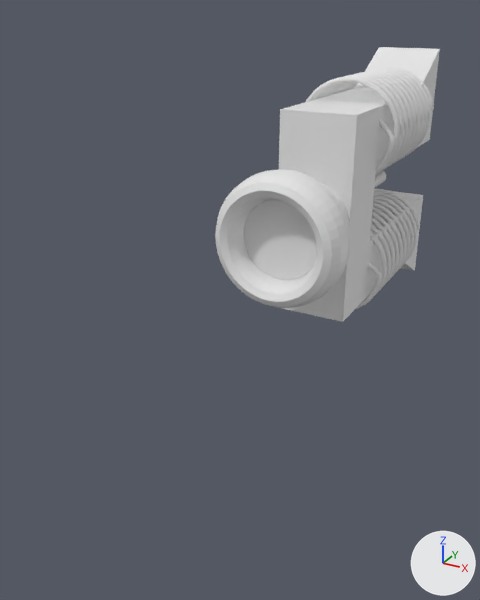
One commit to the Blender file Pistola2.blend: the scene before it, then after it.
The view is the same before and after, from a 50 mm camera at (4.68, -10.7, 3.69) aimed at (-0.68, -0.95, -1.19). Every picture has the same lights, and +X, +Y and +Z are marked at lower right.
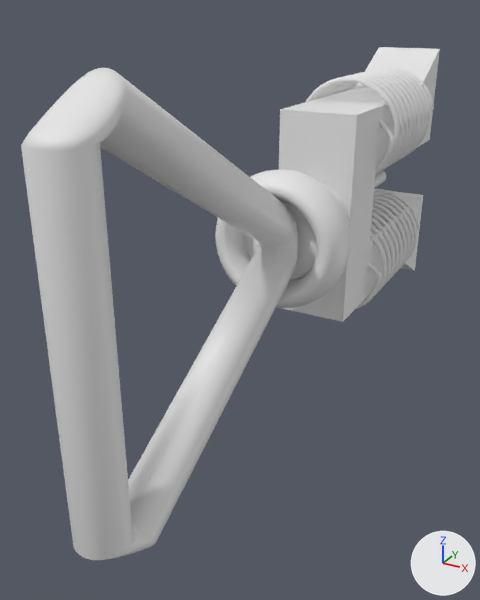
The change, as a diff of the scene's bpy script:
```diff
--- a/Pistola2.blend.py
+++ b/Pistola2.blend.py
@@ me_cylinder_004 @@
+me_cylinder_004.from_pydata(...)  # 672 vertices, 672 faces; spans x -1.1..1.1, y 1.35..15.94, z -1.26..1.26
+me_cylinder_004.polygons.foreach_set('use_smooth', [True] * 672)
@@ ob_cylinder_001 @@
+ob_cylinder_001 = bpy.data.objects.new('Cylinder.001', me_cylinder_004)
+ob_cylinder_001.location = (0.0, -6.68, 0.0)
+ob_cylinder_001.scale = (0.372, 0.372, 2.48)
```

Location of each change, (x1, y1, x2, y2) in pixels of the pictures (480 x 600 px):
'Cylinder.001', added
    after: (21, 68, 298, 560)
